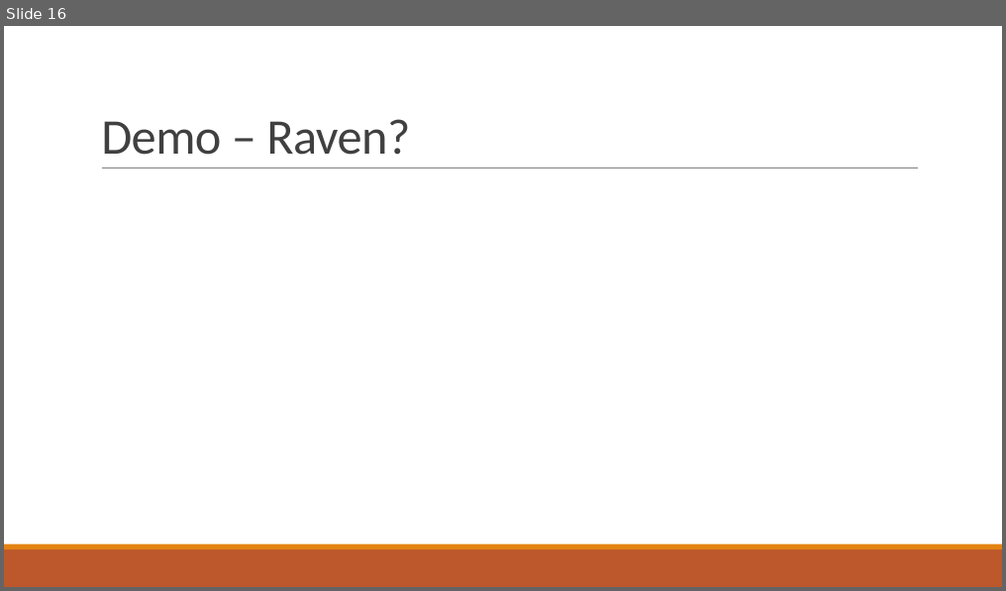
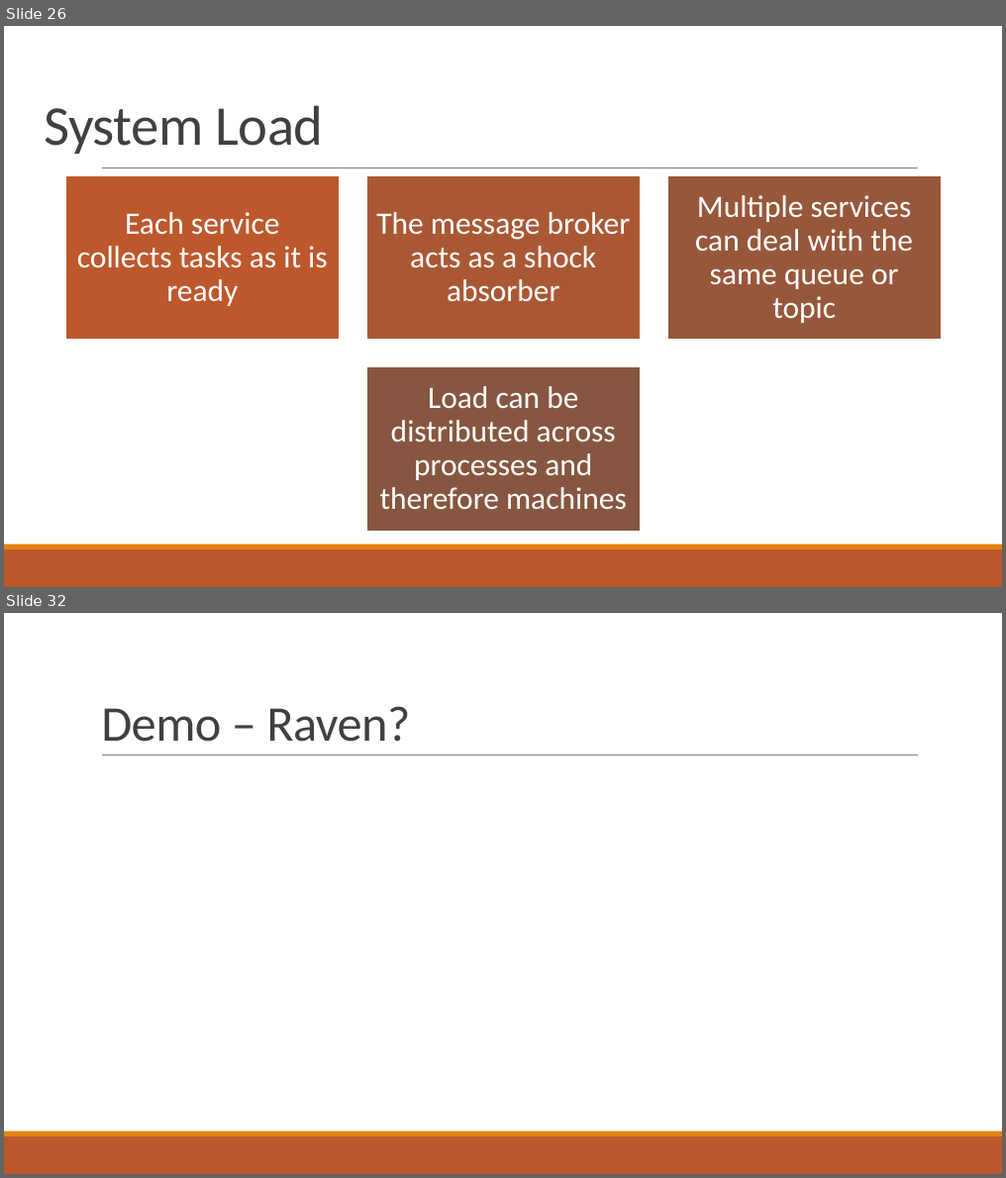
Before and after one commit to pcmichaels/SoftwareArchitectureTalk, a slide deck: Slides/In Search of The Forth Chord.pptx. Shown one above the other, each under a label of ours: slide 16 before the commit, slides 26 and 32 after it; the slides between them are not shown. The pictures are 1006x591 and 1006x1178 pixels, drawn with LibreOffice and Linux fonts; fonts in the diff are those of the drawing. Boxes give left, top, right and bottom in pixels: in the first picture for what was removed or moved away, otherwise in the second. Text is boxed around its words. In the diff, an @@ line names an element or a change of style, - is before the commit and + after.

```diff
--- a/Slides/In Search of The Forth Chord.pptx
+++ b/Slides/In Search of The Forth Chord.pptx
@@ slide 26 added at <box>4,26,1002,587</box>, background #FFFFFF; not listed: 3 template elements that a slide beside it also shows @@
@@ title added at <box>44,105,323,154</box>, 54 pt, text #404040 @@
+System Load
@@ group added at <box>65,175,941,531</box>: 4 rectangles, 4 texts @@
+Each service collects tasks as it is ready
+The message broker acts as a shock absorber
+Multiple services can deal with the same queue or topic
+Load can be distributed across processes and therefore machines
@@ what was slide 16 is now slide 32 @@
```
Also in this commit, not shown: 3 slides changed, 16 other slides added, 1 slide removed.
